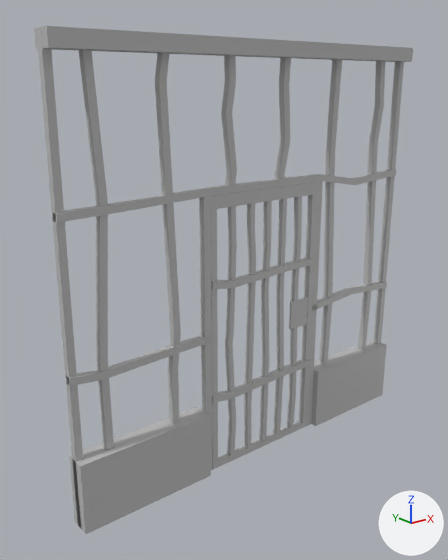
The FBX model UVMapped/BarWall_Door_300x300.fbx, before and after one commit.
Before and after are seen from a 50 mm lens placed at (-1.37, -3.13, 2.73), pointed at (1.29, 0.19, 1.4). The lights are fixed; the arrows at lower right show +X, +Y and +Z. Where no turn or scale is listed for an object, it has been applied to the vertices.

Script lines for the objects in view, before the commit:
```python
mat_lambert1 = principled_material('lambert1')
mat_lambert1.base_color = (0.5, 0.5, 0.5)  # grey #bcbcbc
me_mesh = bpy.data.meshes.new('Mesh')
me_mesh.from_pydata(...)  # 224 vertices, 172 faces; spans x 0.0..3.0, y -0.01..0.16, z 0.0..3.01
me_mesh.materials.append(mat_lambert1)  # grey #bcbcbc
me_mesh_001 = bpy.data.meshes.new('Mesh.001')
me_mesh_001.from_pydata(...)  # 156 vertices, 128 faces; spans x 0.0..1.0, y -0.06..0.0, z -1.0..1.0
me_mesh_001.materials.append(mat_lambert1)  # grey #bcbcbc
ob_barwall_withdoor_300x300 = bpy.data.objects.new('BarWall_withDoor_300x300', me_mesh)
ob_barwall_withdoor_300x300.location = (0.0, -0.005, 0.0)
ob_pcube28 = bpy.data.objects.new('pCube28', me_mesh_001)
ob_pcube28.location = (1.058, 0.093, 1.0)
```
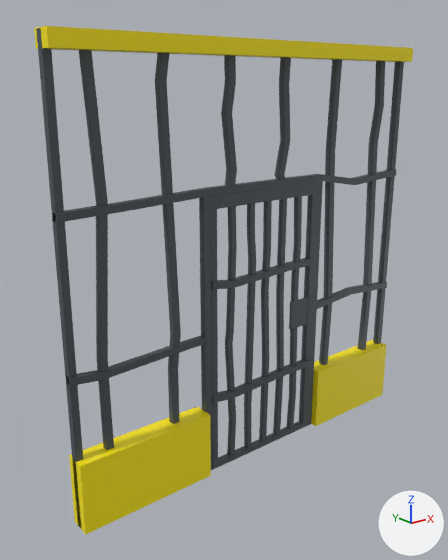
The change, as a diff of the scene's bpy script:
```diff
--- a/UVMapped/BarWall_Door_300x300.fbx.py
+++ b/UVMapped/BarWall_Door_300x300.fbx.py
@@ mat_lambert1 @@
 mat_lambert1 = principled_material('lambert1')
-mat_lambert1.base_color = (0.5, 0.5, 0.5)  # grey #bcbcbc
+mat_lambert1.base_color = (1.0, 0.829, 0.0)  # yellow #ffeb00
@@ mat_metalpart @@
+mat_metalpart = principled_material('MEtalPart')
+mat_metalpart.base_color = (0.0681, 0.0848, 0.0965)  # dark grey #4a5258
@@ me_mesh @@
 me_mesh.from_pydata(...)  # 224 vertices, 172 faces; spans x 0.0..3.0, y -0.01..0.16, z 0.0..3.01
 # used by ob_barwall_withdoor_300x300; location = (0.0, -0.005, 0.0)
+# me_mesh part 1: 156 of the faces centred in x 0.0..3.0, y 0.05..0.11, z 0.45..2.85 switch from mat_lambert1 (grey #bcbcbc) to mat_metalpart (dark grey #4a5258)
@@ me_mesh_001 @@
 me_mesh_001.from_pydata(...)  # 156 vertices, 128 faces; spans x 0.0..1.0, y -0.06..0.0, z -1.0..1.0
 # used by ob_pcube28; location = (1.058, 0.093, 1.0)
+# me_mesh_001 part 2: 125 of the faces centred in x 0.0..1.0, y -0.06..0.0, z -1.0..1.0 switch from mat_lambert1 (grey #bcbcbc) to mat_metalpart (dark grey #4a5258)
```

What differs and where, as boxes [x1, y1, x2, y2] in the pictures (448 x 560 px):
'BarWall_withDoor_300x300', recoloured: [34, 26, 413, 534] in both
'pCube28', recoloured: [211, 188, 318, 470] in both
part 1 of me_mesh, recoloured: [36, 28, 404, 525] in both
